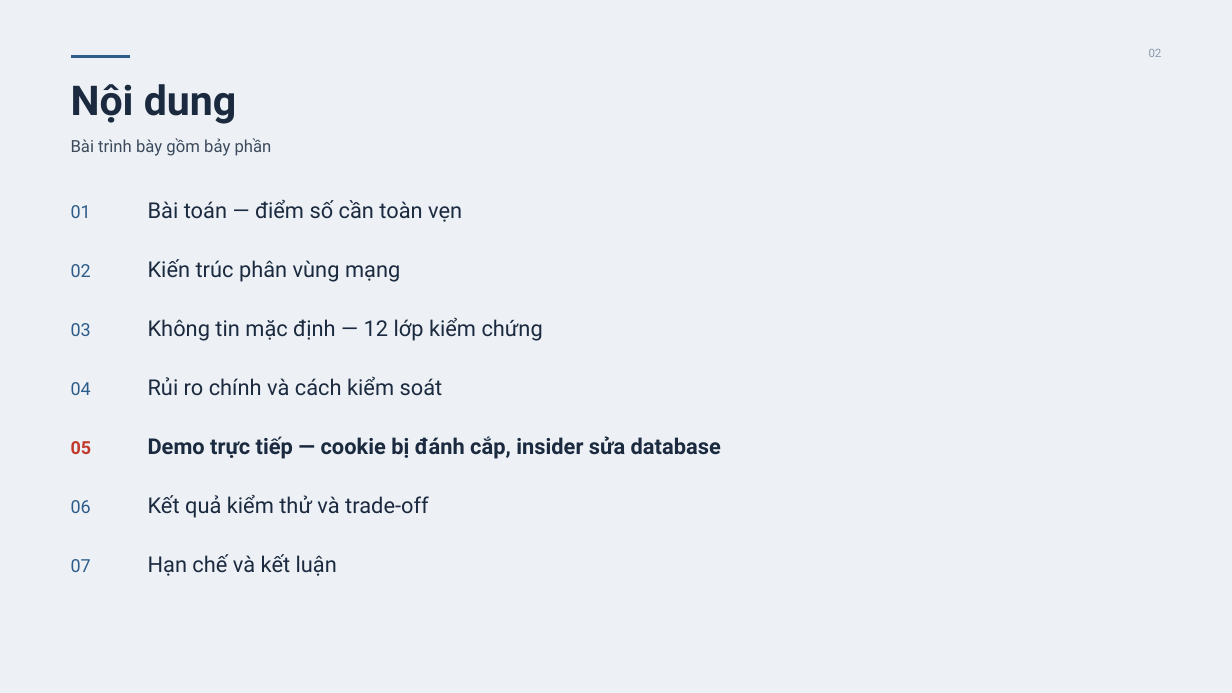
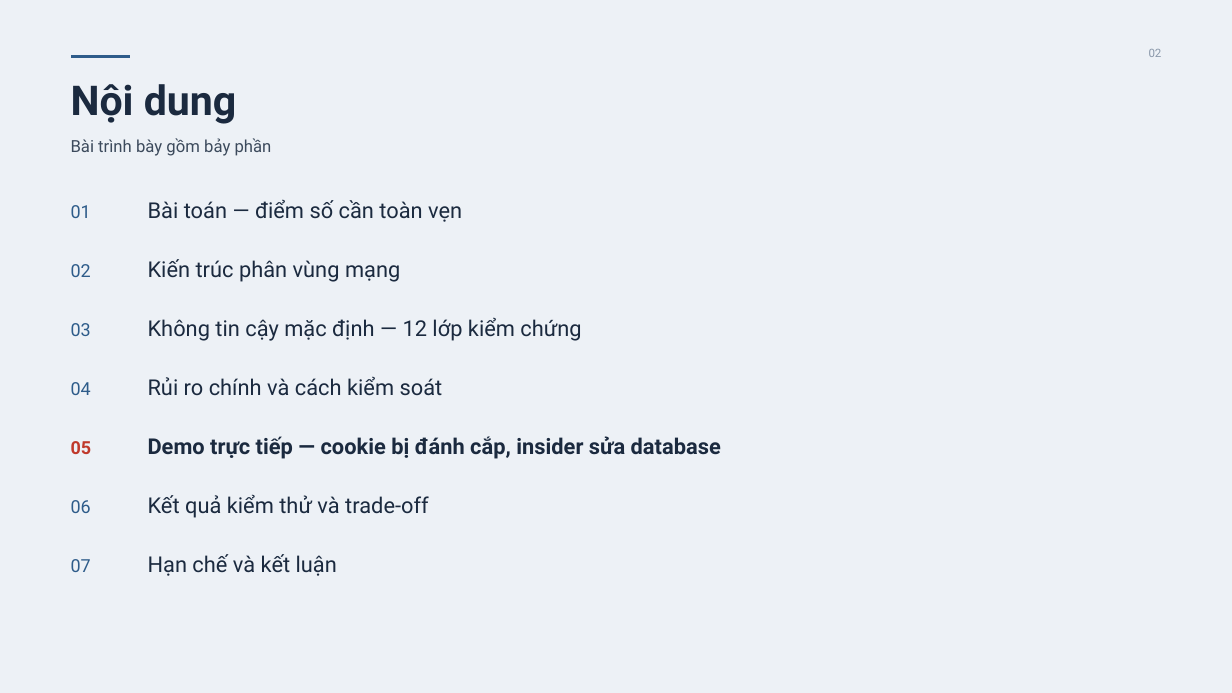
Before and after one commit to mctrunghieu2004-oss/BaoMatAnhNinhMang, a slide deck: slide 2 of docs/SLIDE.pptx. Drawn at 1232x693 pixels with LibreOffice and Linux fonts; fonts in the diff are those of the drawing. Boxes give left, top, right and bottom in pixels: in the first picture for what was removed or moved away, otherwise in the second. Text is boxed around its words. In the diff, an @@ line names an element or a change of style, - is before the commit and + after.

```diff
--- a/docs/SLIDE.pptx
+++ b/docs/SLIDE.pptx
@@ text at (148,317,581,341): text changed @@
-Không tin mặc định — 12 lớp kiểm chứng
+Không tin cậy mặc định — 12 lớp kiểm chứng
```
Also in this commit, not shown: 1 other slide changed, 2 other files.
